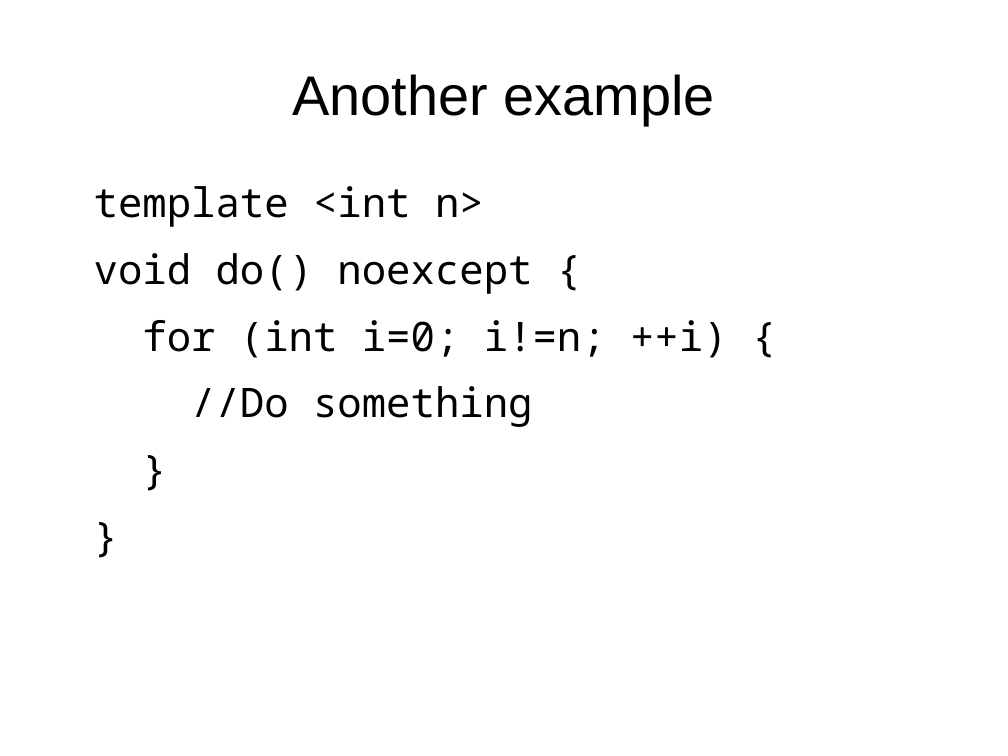
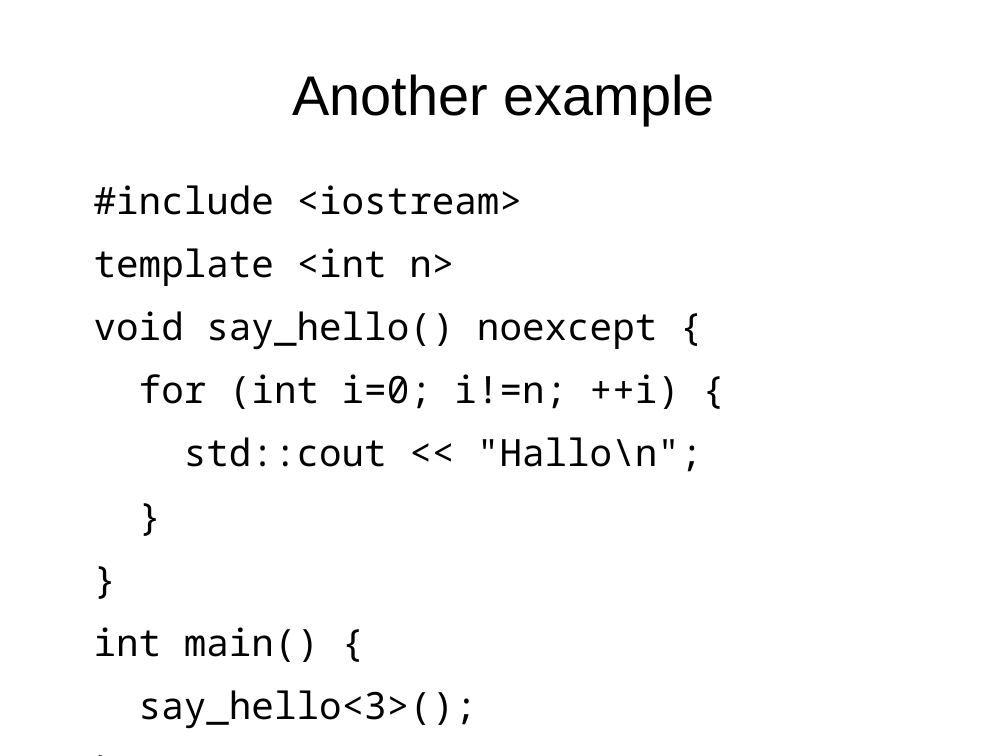
Before and after one commit to richelbilderbeek/CppPresentations, a slide deck: slide 10 of TemplateFunctions/TemplateFunctions.odp (slide 7 before the commit). Drawn at 1008x756 pixels with LibreOffice and Linux fonts; fonts in the diff are those of the drawing. Boxes give left, top, right and bottom in pixels: in the first picture for what was removed or moved away, otherwise in the second. Text is boxed around its words. In the diff, an @@ line names an element or a change of style, - is before the commit and + after.

Commit message:
EOD

```diff
--- a/TemplateFunctions/TemplateFunctions.odp
+++ b/TemplateFunctions/TemplateFunctions.odp
@@ text at (x1=94, y1=185, x2=522, y2=215): paragraph added @@
+#include <iostream>
@@ text at (x1=94, y1=248, x2=680, y2=409): size 32 to 29.6 pt in "template <int n>", "for (int i=0; i!=n; ++i) {", "}", "}" @@
@@ text at (x1=94, y1=311, x2=657, y2=350): text changed; size 32 to 29.6 pt @@
-void do() noexcept {
+void say_hello() noexcept {
@@ text at (x1=184, y1=437, x2=702, y2=472): text changed; size 32 to 29.6 pt @@
-//Do something
+std::cout << "Hallo\n";
@@ text at (x1=94, y1=627, x2=477, y2=729): paragraphs added @@
+int main() {
+say_hello<3>();
+}
```
Also in this commit, not shown: 3 slides added.
